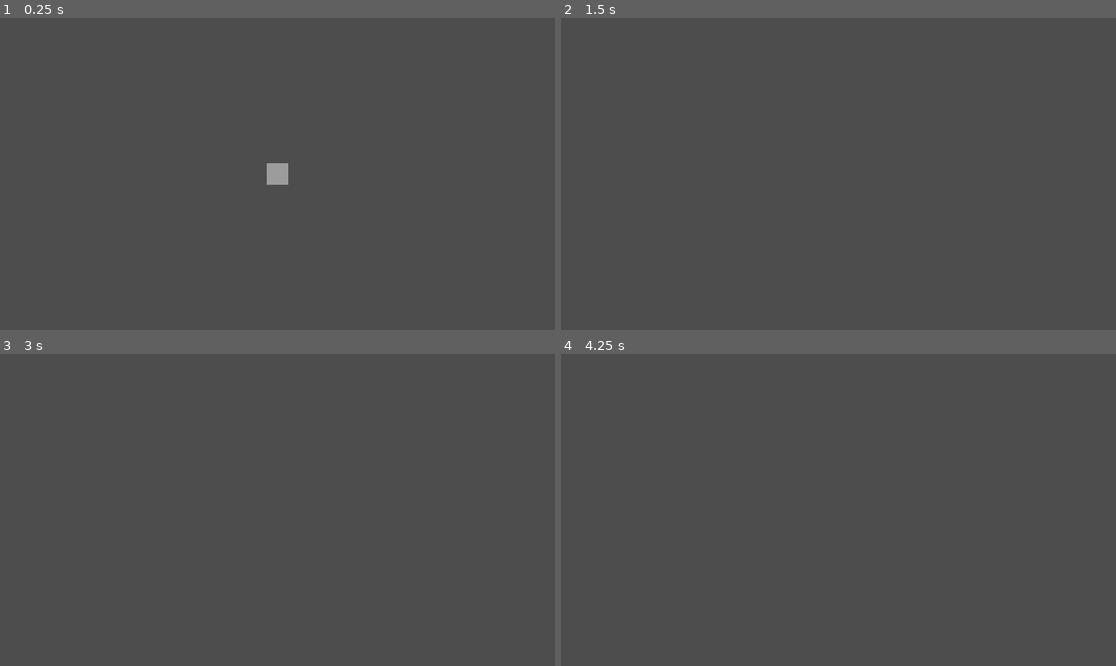
Above: before the commit, frames 1-4 (two rows, left to right).
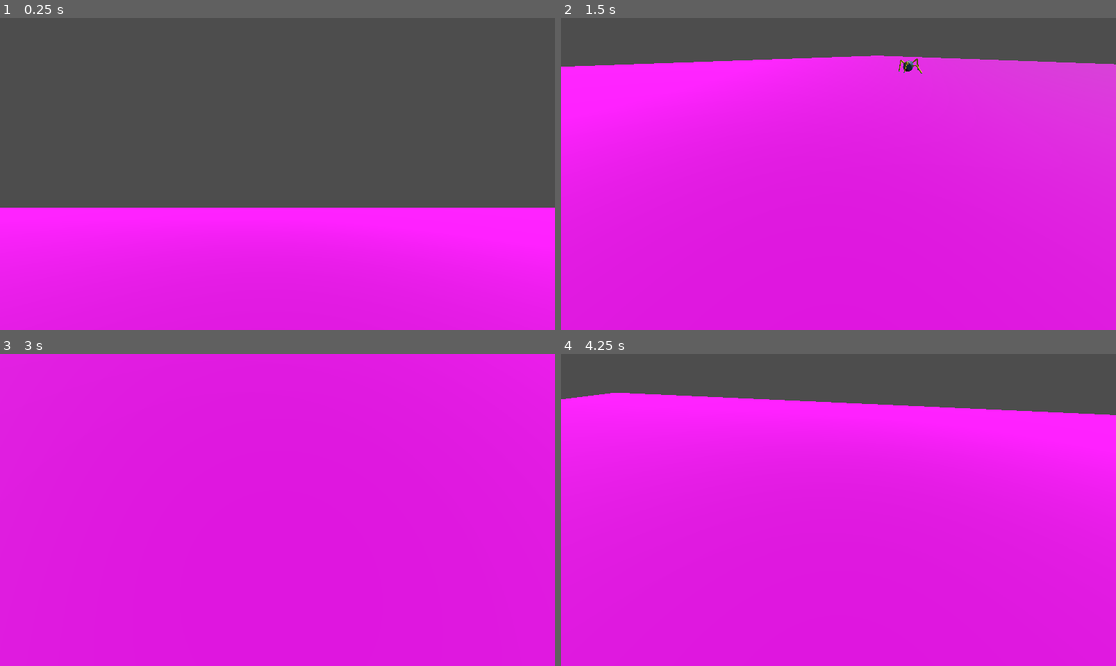
Above: after the commit, the same moments.

Repository: AnsonRutherford/LD56
Game: Godot game, scene res://Scene/World.tscn
Same seed, same stepped clock (60 frames per second), same inputs: the game is played once before the commit and once after it. The engine's default icon, where the game draws it, is replaced by a stand-in: a white triangle on a blue panel in a dark square.
Inputs (mouse positions are in pixels of both pictures, inside the frame that each line leads up to):
- Up to frame 1 (0.25 s): no input
- Up to frame 2 (1.5 s): tap Enter at 0.5 s; move the mouse to (960, 158) at 0.52 s; hold Right (ui_right) 0.53-1.28 s; hold X 0.53-1.28 s; click (960, 158) at 0.67 s; move the mouse to (727, 189) at 1.27 s; hold Down (ui_down) from 1.28 s (still down); tap X at 1.35 s; click (727, 189) at 1.42 s
- Up to frame 3 (3 s): move the mouse to (333, 441) at 2.02 s; release Down (ui_down) at 2.03 s; hold Right (ui_right) 2.03-2.78 s; hold X 2.03-2.78 s; click (333, 441) at 2.17 s; tap Space at 2.75 s; move the mouse to (249, 572) at 2.77 s; hold Up (ui_up) from 2.78 s (still down); tap X at 2.85 s; click (249, 572) at 2.92 s
- Up to frame 4 (4.25 s): tap Enter at 3.5 s; move the mouse to (1005, 556) at 3.52 s; release Up (ui_up) at 3.53 s; hold Left (ui_left) from 3.53 s (still down); hold X from 3.53 s (still down); click (1005, 556) at 3.67 s; tap Escape at 4.15 s

The runs differ from the first frame. In frame 1, 39% of the frame differs, in the area x 0-100%, y 46-100%; in frame 2, 86%; in frame 3, 100%, in the area x 0-100%, y 0-100%; in frame 4, 84%.

Commit message:
IK WORKING WOOO kinda

Diff:
--- a/LD56/Scene/Prefabs/FKBone.tscn
+++ b/LD56/Scene/Prefabs/FKBone.tscn
@@ -1,8 +1,12 @@
-[gd_scene load_steps=3 format=3 uid="uid://ciixwyvwio1a"]
+[gd_scene load_steps=4 format=3 uid="uid://ciixwyvwio1a"]
 
 [ext_resource type="Script" path="res://Scripts/FKBone.gd" id="1_yyqqy"]
 
+[sub_resource type="StandardMaterial3D" id="StandardMaterial3D_ap5p5"]
+albedo_color = Color(1, 1, 0, 1)
+
 [sub_resource type="BoxMesh" id="BoxMesh_eo83v"]
+material = SubResource("StandardMaterial3D_ap5p5")
 
 [node name="FkBone" type="Node3D"]
 script = ExtResource("1_yyqqy")
--- a/LD56/Scene/Prefabs/Foot.tscn
+++ b/LD56/Scene/Prefabs/Foot.tscn
@@ -1,8 +1,12 @@
-[gd_scene load_steps=3 format=3 uid="uid://4ids4aeh0iuj"]
+[gd_scene load_steps=4 format=3 uid="uid://4ids4aeh0iuj"]
 
 [ext_resource type="Script" path="res://Scripts/Foot.gd" id="1_7sg8b"]
 
+[sub_resource type="StandardMaterial3D" id="StandardMaterial3D_011x0"]
+albedo_color = Color(0, 1, 1, 1)
+
 [sub_resource type="BoxMesh" id="BoxMesh_5gwyf"]
+material = SubResource("StandardMaterial3D_011x0")
 
 [node name="Foot" type="Node3D"]
 script = ExtResource("1_7sg8b")
--- a/LD56/Scene/Prefabs/Player.tscn
+++ b/LD56/Scene/Prefabs/Player.tscn
@@ -1,6 +1,7 @@
-[gd_scene load_steps=3 format=3 uid="uid://ctkhodyxj1hck"]
+[gd_scene load_steps=4 format=3 uid="uid://ctkhodyxj1hck"]
 
 [ext_resource type="Script" path="res://Scripts/Player.gd" id="1_c1epk"]
+[ext_resource type="Script" path="res://Scripts/PlayerCamera.gd" id="2_f0dio"]
 
 [sub_resource type="BoxShape3D" id="BoxShape3D_hwyxy"]
 
@@ -11,3 +12,4 @@
 shape = SubResource("BoxShape3D_hwyxy")
 
 [node name="Camera3D" type="Camera3D" parent="."]
+script = ExtResource("2_f0dio")
--- a/LD56/Scene/Prefabs/boy.tscn
+++ b/LD56/Scene/Prefabs/boy.tscn
@@ -20,9 +20,5 @@
 mesh = SubResource("SphereMesh_01nfg")
 script = ExtResource("1_egtdo")
 
-[node name="Foot" type="Node3D" parent="."]
-
-[node name="MeshInstance3D" type="MeshInstance3D" parent="Foot"]
-
 [node name="CollisionShape3D" type="CollisionShape3D" parent="."]
 shape = SubResource("BoxShape3D_rtk1i")
--- a/LD56/Scene/World.tscn
+++ b/LD56/Scene/World.tscn
@@ -1,17 +1,29 @@
-[gd_scene load_steps=4 format=3 uid="uid://4ptrg3nmtj4q"]
+[gd_scene load_steps=6 format=3 uid="uid://4ptrg3nmtj4q"]
 
 [ext_resource type="PackedScene" uid="uid://ds0lmv0l3p4by" path="res://Scene/Prefabs/boy.tscn" id="1_njf38"]
 [ext_resource type="PackedScene" uid="uid://ctkhodyxj1hck" path="res://Scene/Prefabs/Player.tscn" id="2_elip3"]
 
 [sub_resource type="Environment" id="Environment_lwpgb"]
 
+[sub_resource type="StandardMaterial3D" id="StandardMaterial3D_e88og"]
+albedo_color = Color(1, 0, 1, 1)
+
+[sub_resource type="PlaneMesh" id="PlaneMesh_u07gb"]
+material = SubResource("StandardMaterial3D_e88og")
+
 [node name="Node3D" type="Node3D"]
-
-[node name="Boy" parent="." instance=ExtResource("1_njf38")]
 
 [node name="WorldEnvironment" type="WorldEnvironment" parent="."]
 environment = SubResource("Environment_lwpgb")
 
 [node name="DirectionalLight3D" type="DirectionalLight3D" parent="."]
+transform = Transform3D(0.930788, -0.261561, -0.255381, 0.365559, 0.665988, 0.650251, 0, -0.698603, 0.71551, 0.817611, 1.53446, 0.317859)
 
 [node name="Player" parent="." instance=ExtResource("2_elip3")]
+transform = Transform3D(1, 0, 0, 0, 1, 0, 0, 0, 1, -3.767, 0.5, -6.066)
+
+[node name="MeshInstance3D" type="MeshInstance3D" parent="."]
+transform = Transform3D(10, 0, 0, 0, 10, 0, 0, 0, 10, 0, -0.153723, 0)
+mesh = SubResource("PlaneMesh_u07gb")
+
+[node name="Boy" parent="." instance=ExtResource("1_njf38")]
--- a/LD56/Scripts/FKBone.gd
+++ b/LD56/Scripts/FKBone.gd
@@ -2,14 +2,14 @@
 extends Node3D
 
 func update(start, end):
-	var dir = start - end
-	position = start + dir / 2
-	look_at(end, dir.cross(Vector3(-dir.z, 0, dir.x)))
+	var dir = end - start
+	global_position = start + dir / 2
+	look_at(end, dir.cross(Vector3(dir.z, 0, -dir.x)))
 
 static func get_elbow(start, end, arm_length):
 	# Right now, great at two equal lengths, won't touch anything else
 	var dir = end - start
-	var joint_up = dir.cross(Vector3(-dir.z, 0, dir.x)).normalized()
+	var joint_up = dir.cross(Vector3(dir.z, 0, -dir.x)).normalized()
 
 	var hc = sqrt((4 * pow(arm_length, 2)) - pow(dir.length(), 2)) / 2 # sqrt(4 * a^2 * c^2)/2
 	return start + (dir / 2) + joint_up * hc
--- a/LD56/Scripts/Foot.gd
+++ b/LD56/Scripts/Foot.gd
@@ -1,7 +1,7 @@
 extends Node3D
 
 var offset
-var max_offset_squared
+var max_offset
 var step_duration
 var step_height
 
@@ -22,11 +22,11 @@
 func init(init_foot_scale, init_offset, init_scale, init_step_duration, init_step_height, init_bone_scale):
 	scale = Vector3.ONE * init_foot_scale
 	offset = init_offset * init_scale
-	max_offset_squared = pow(init_scale, 2)
+	max_offset = init_scale * 0.3
 	step_duration = init_step_duration
 	step_height = init_step_height * init_scale
 
-	bone_length = init_bone_scale.z
+	bone_length = init_bone_scale.z * init_foot_scale * init_scale
 
 	first_bone = fk_bone.instantiate()
 	first_bone.scale = init_bone_scale
@@ -51,14 +51,14 @@
 		else:
 			global_position = lerp(pre_step, post_step, step_timer)
 			global_position.y += step_height * (1 - pow(((2 * (step_timer)) - 1), 2)) # 1 - (2x - 1)^2
-	elif !stepping and (global_position - target).length() > max_offset_squared:
+	elif !stepping and (global_position - target).length() > max_offset:
 		step = true
 		step_timer = 0
 		pre_step = global_position
 		post_step = target
 
 	var elbow = FKBone.get_elbow(parent_pos, global_position, bone_length)
-	#first_bone.update(parent_pos, global_position)
-	#second_bone.update(parent_pos, global_position)
+	first_bone.update(parent_pos, elbow)
+	second_bone.update(elbow, global_position)
 
 	return step
--- a/LD56/Scripts/MoveTest.gd
+++ b/LD56/Scripts/MoveTest.gd
@@ -10,12 +10,16 @@
 
 # Called when the node enters the scene tree for the first time.
 func _ready():
-	var offsets = [Vector3.FORWARD, Vector3.RIGHT, Vector3.BACK, Vector3.LEFT]
+	var offsets = [
+		Vector3.FORWARD + Vector3.DOWN / 2,
+		Vector3.RIGHT + Vector3.DOWN / 2,
+		Vector3.BACK + Vector3.DOWN / 2,
+		Vector3.LEFT + Vector3.DOWN / 2]
 	var foot_count = 0
 	for offset in offsets:
 		var foot = footPrefab.instantiate()
 		add_child(foot)
-		foot.init(0.5, offset, scale.x, 0.1, 1, Vector3(0.1, 0.1, 0.75))
+		foot.init(0.5, offset, scale.x, 0.3, 1, Vector3(0.2, 0.2, 2))
 		feet.append(foot)
 		foot_index.append(foot_count)
 		foot_count += 1
@@ -25,12 +29,10 @@
 
 	# Move
 	var move_dir = Vector3.ZERO
-	move_dir.x += 1 if Input.is_physical_key_pressed(KEY_D) else 0
-	move_dir.x -= 1 if Input.is_physical_key_pressed(KEY_A) else 0
-	move_dir.z += 1 if Input.is_physical_key_pressed(KEY_W) else 0
-	move_dir.z -= 1 if Input.is_physical_key_pressed(KEY_S) else 0
+	move_dir.x = Input.get_action_strength("ui_right") - Input.get_action_strength("ui_left")
+	move_dir.z = Input.get_action_strength("ui_down") - Input.get_action_strength("ui_up")
 	var velocity = move_dir.length()
-	position += move_dir * delta
+	position += move_dir * delta * scale.x
 
 	# Step with feet
 	var step = false
--- a/LD56/Scripts/Player.gd
+++ b/LD56/Scripts/Player.gd
@@ -1,16 +1,14 @@
 extends CharacterBody3D
 
+var speed = 4
 
-# Called when the node enters the scene tree for the first time.
-func _ready():
-	pass # Replace with function body.
-
+@onready
+var camera = get_node("Camera3D")
 
 # Called every frame. 'delta' is the elapsed time since the previous frame.
 func _process(delta):
 	var move_dir = Vector3.ZERO
-	move_dir.x = Input.get_action_strength("ui_right") - Input.get_action_strength("ui_left")
-	move_dir.z = Input.get_action_strength("ui_up") - Input.get_action_strength("ui_down")
-	move_dir.y += 1 if Input.is_physical_key_pressed(KEY_Q) else 0
-	move_dir.y -= 1 if Input.is_physical_key_pressed(KEY_E) else 0
-	position += move_dir * delta
+	move_dir += (Input.get_action_strength("Player_Right") - Input.get_action_strength("Player_Left")) * camera.basis.x.normalized()
+	move_dir += (Input.get_action_strength("Player_Back") - Input.get_action_strength("Player_Forward")) * camera.basis.z.normalized()
+	move_dir.y = Input.get_action_strength("Player_Up") - Input.get_action_strength("Player_Down")
+	position += move_dir * delta * speed
--- /dev/null
+++ b/LD56/Scripts/PlayerCamera.gd
@@ -0,0 +1,23 @@
+extends Camera3D
+
+var vert_look = 0
+var vert_max = 70
+var vert_min = -70
+
+func _ready():
+	Input.set_mouse_mode(Input.MOUSE_MODE_CAPTURED)
+
+func _process(_delta):
+	if Input.is_physical_key_pressed(KEY_ESCAPE):
+		Input.set_mouse_mode(Input.MOUSE_MODE_VISIBLE)
+	if Input.is_mouse_button_pressed(MOUSE_BUTTON_LEFT):
+		Input.set_mouse_mode(Input.MOUSE_MODE_CAPTURED)
+
+func _input(event):
+	if event is InputEventMouseMotion:
+		rotate(Vector3.UP, -deg_to_rad(event.relative.x))
+		var v = -event.relative.y
+		v = min(vert_max - vert_look, v)
+		v = max(vert_min - vert_look, v)
+		vert_look += v
+		rotate(basis.x.normalized(), deg_to_rad(v))
--- a/LD56/project.godot
+++ b/LD56/project.godot
@@ -18,3 +18,36 @@
 [dotnet]
 
 project/assembly_name="LD56"
+
+[input]
+
+Player_Up={
+"deadzone": 0.5,
+"events": [Object(InputEventKey,"resource_local_to_scene":false,"resource_name":"","device":-1,"window_id":0,"alt_pressed":false,"shift_pressed":false,"ctrl_pressed":false,"meta_pressed":false,"pressed":false,"keycode":0,"physical_keycode":81,"key_label":0,"unicode":113,"location":0,"echo":false,"script":null)
+]
+}
+Player_Down={
+"deadzone": 0.5,
+"events": [Object(InputEventKey,"resource_local_to_scene":false,"resource_name":"","device":-1,"window_id":0,"alt_pressed":false,"shift_pressed":false,"ctrl_pressed":false,"meta_pressed":false,"pressed":false,"keycode":0,"physical_keycode":69,"key_label":0,"unicode":101,"location":0,"echo":false,"script":null)
+]
+}
+Player_Left={
+"deadzone": 0.5,
+"events": [Object(InputEventKey,"resource_local_to_scene":false,"resource_name":"","device":-1,"window_id":0,"alt_pressed":false,"shift_pressed":false,"ctrl_pressed":false,"meta_pressed":false,"pressed":false,"keycode":0,"physical_keycode":65,"key_label":0,"unicode":97,"location":0,"echo":false,"script":null)
+]
+}
+Player_Right={
+"deadzone": 0.5,
+"events": [Object(InputEventKey,"resource_local_to_scene":false,"resource_name":"","device":-1,"window_id":0,"alt_pressed":false,"shift_pressed":false,"ctrl_pressed":false,"meta_pressed":false,"pressed":false,"keycode":0,"physical_keycode":68,"key_label":0,"unicode":100,"location":0,"echo":false,"script":null)
+]
+}
+Player_Forward={
+"deadzone": 0.5,
+"events": [Object(InputEventKey,"resource_local_to_scene":false,"resource_name":"","device":-1,"window_id":0,"alt_pressed":false,"shift_pressed":false,"ctrl_pressed":false,"meta_pressed":false,"pressed":false,"keycode":0,"physical_keycode":87,"key_label":0,"unicode":119,"location":0,"echo":false,"script":null)
+]
+}
+Player_Back={
+"deadzone": 0.5,
+"events": [Object(InputEventKey,"resource_local_to_scene":false,"resource_name":"","device":-1,"window_id":0,"alt_pressed":false,"shift_pressed":false,"ctrl_pressed":false,"meta_pressed":false,"pressed":false,"keycode":0,"physical_keycode":83,"key_label":0,"unicode":115,"location":0,"echo":false,"script":null)
+]
+}
